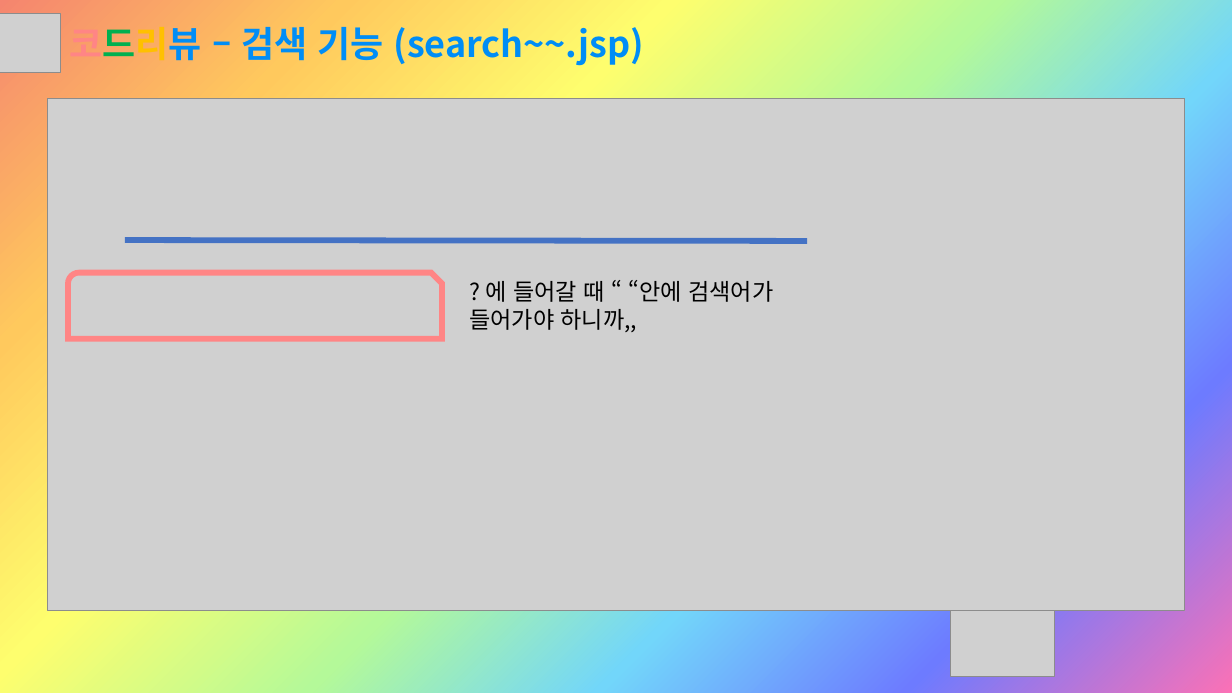
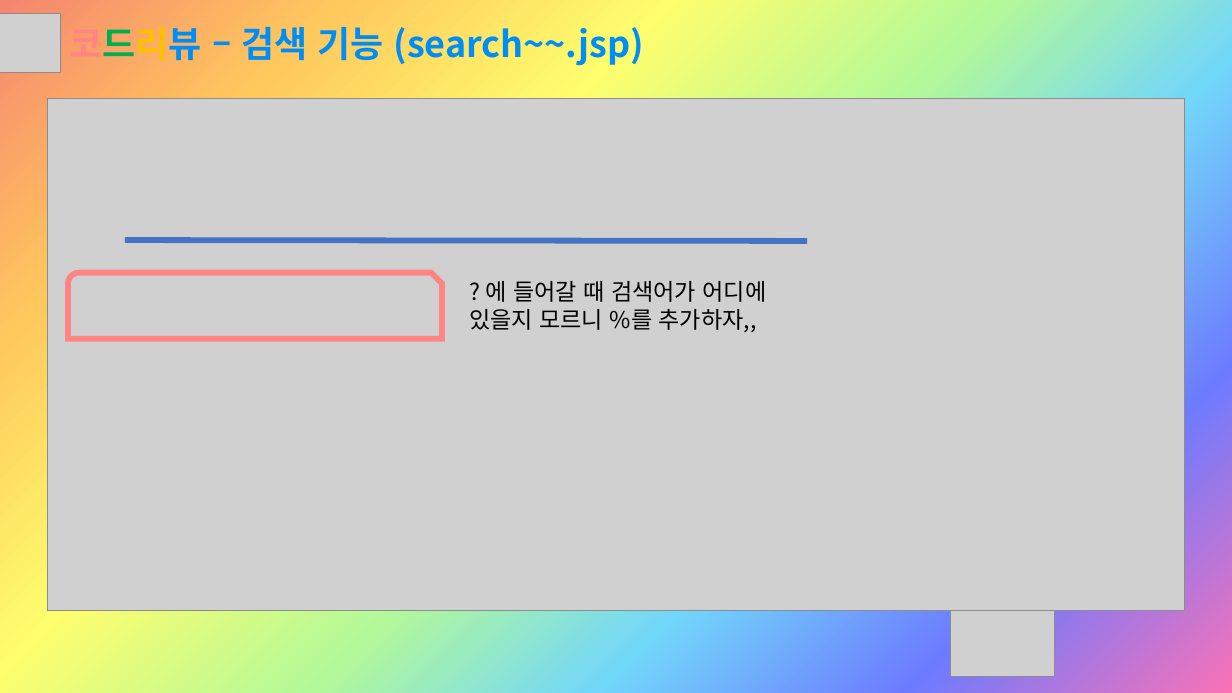
Before and after one commit to Sujin-Lim/DB-Project2, a slide deck: slide 21 of Button.pptx. Drawn at 1232x693 pixels with LibreOffice and Linux fonts; fonts in the diff are those of the drawing; grey boxes stand for pictures. Boxes give left, top, right and bottom in pixels: in the first picture for what was removed or moved away, otherwise in the second. Text is boxed around its words. In the diff, an @@ line names an element or a change of style, - is before the commit and + after.

```diff
--- a/Button.pptx
+++ b/Button.pptx
@@ text at [469,281,767,332]: text changed @@
-? 에 들어갈 때 “ “안에 검색어가 들어가야 하니까,,
+? 에 들어갈 때 검색어가 어디에 있을지 모르니 %를 추가하자,,
```
Also in this commit, not shown: 1 other slide changed, 1 slide added, 1 other file.
